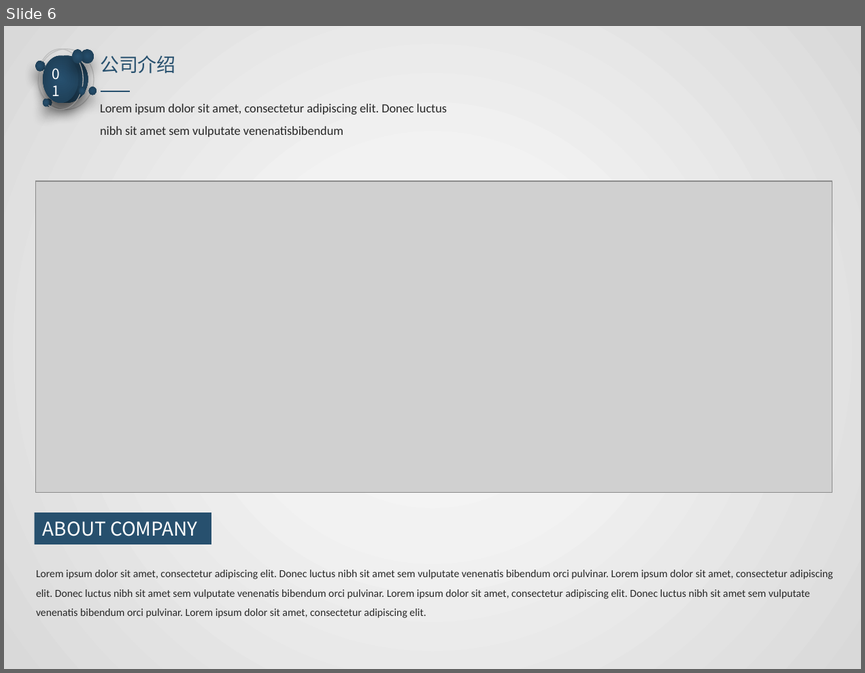
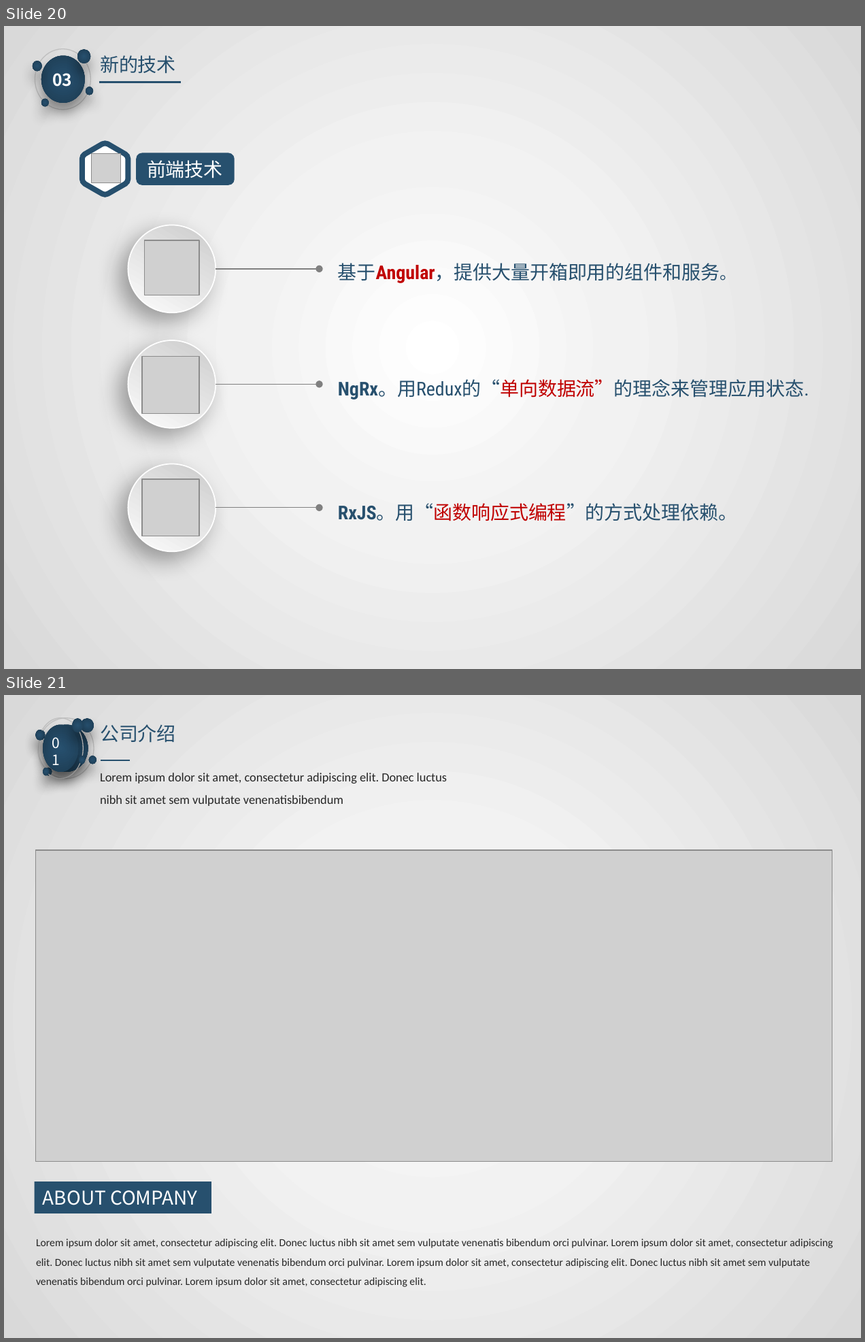
Before and after one commit to watermoonlx/presentation, a slide deck: [PO]PR Approval Control Panel.pptx. Shown one above the other, each under a label of ours: slide 6 before the commit, slides 20 and 21 after it. The pictures are 865x673 and 865x1342 pixels, drawn with LibreOffice and Linux fonts; fonts in the diff are those of the drawing; grey boxes stand for pictures. Boxes give left, top, right and bottom in pixels: in the first picture for what was removed or moved away, otherwise in the second. Text is boxed around its words. In the diff, an @@ line names an element or a change of style, - is before the commit and + after.

```diff
--- a/[PO]PR Approval Control Panel.pptx
+++ b/[PO]PR Approval Control Panel.pptx
@@ slide 20 added at [4,26,861,669], background gradient #FFFFFF to #F2F2F2 to #D9D9D9 @@
@@ text added at [100,55,176,73], 16 pt, text #27506E @@
+新的技术
@@ text added at [52,73,72,87], 14 pt, text #FFFFFF, bold @@
+03
@@ group added at [33,49,93,110]: 6 ellipses @@
@@ line added from (99, 82) to (181, 82), #27506E 1.5 pt @@
@@ freeform shape added at [82,144,128,195], fill #FFFFFF, outline #27506E 4.5 pt @@
@@ picture added at [92,154,120,183] @@
@@ rounded rectangle added at [137,154,234,184], fill #27506E, outline #27506E 1.5 pt, 16 pt, text #FFFFFF @@
+前端技术
@@ ellipse added at [128,225,215,312], fill gradient #CCCCCC to #FCFCFC, outline #D9D9D9 1 pt @@
@@ picture added at [145,240,199,295] @@
@@ arrow added from (215, 269) to (320, 269), #808080 0.75 pt @@
@@ text added at [338,263,737,283], 16 pt, text #27506E @@
+基于Angular，提供大量开箱即用的组件和服务。
@@ ellipse added at [128,340,215,428], fill gradient #CCCCCC to #FCFCFC, outline #D9D9D9 1 pt @@
@@ picture added at [142,356,199,414] @@
@@ arrow added from (215, 384) to (320, 384), #808080 0.75 pt @@
@@ text added at [338,379,809,399], 16 pt, text #27506E @@
+NgRx。用Redux的“单向数据流”的理念来管理应用状态.
@@ ellipse added at [128,464,215,551], fill gradient #CCCCCC to #FCFCFC, outline #D9D9D9 1 pt @@
@@ picture added at [142,480,199,537] @@
@@ arrow added from (215, 507) to (320, 507), #808080 0.75 pt @@
@@ text added at [338,503,737,521], 16 pt, text #27506E @@
+RxJS。用“函数响应式编程”的方式处理依赖。
@@ what was slide 6 is now slide 21 @@
```
Also in this commit, not shown: 4 slides changed, 15 other slides added, 1 slide removed, 13 other files.
